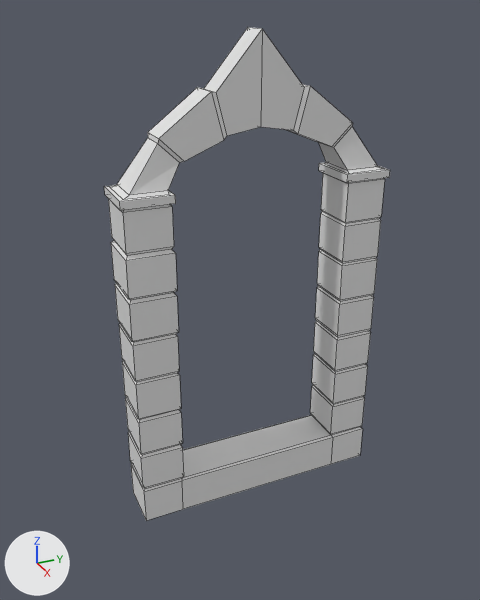
An edit to the Blender file unity/SkyInn/Assets/SixtyMeters/models/portal/portal.blend, drawn before and after from the same camera.
Before and after are seen from a 50 mm camera at (5.08, -2.45, 4.57) aimed at (0.08, -0.2, 2.07). Every picture has the same lights, and +X, +Y and +Z are marked at lower left. Mesh edges are drawn as thin lines.

Script lines for the objects in view, before the commit:
```python
me_cube_055 = bpy.data.meshes.new('Cube.055')
me_cube_055.from_pydata(...)  # 260 vertices, 257 faces; spans x -0.94..0.55, y -0.84..0.84, z -0.18..13.77
me_cube_055.materials.append(mat_basalt_cliff)  # its picture is missing
ob_portal = bpy.data.objects.new('portal', me_cube_055)
ob_portal.location = (0.0, 0.0, 0.0)
ob_portal.scale = (0.335, 1.49, 0.315)
```
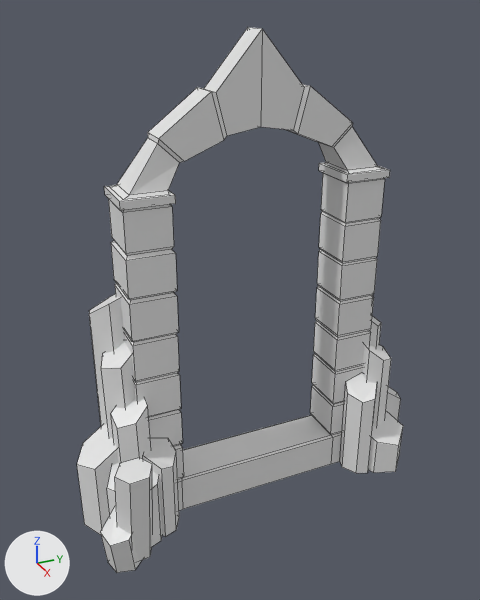
The edits, one by one:
Mesh me_cylinder_001 is new.
It has 157 vertices, 76 faces and spans x -4.0..3.8, y -18.2..2.9, z -0.5..1.8.
It uses material mat_basalt_cliff (its picture is missing).
Object 'portal side' (ob_portal_side) is new; it shows me_cylinder_001.
Its location is (0.164, 1.308, 0.382).
Its scale is (0.17, 0.17, 1.0).

Where the change shows, as pixel boxes (x1, y1, x2, y2) in the pictures (480 x 600 px):
'portal side', added
    after: (77, 294, 403, 573)
